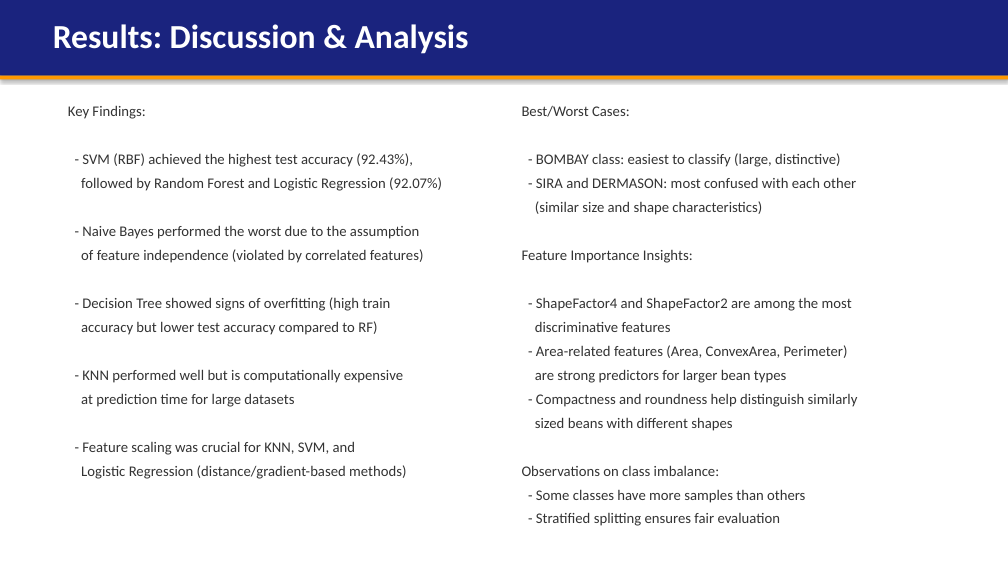
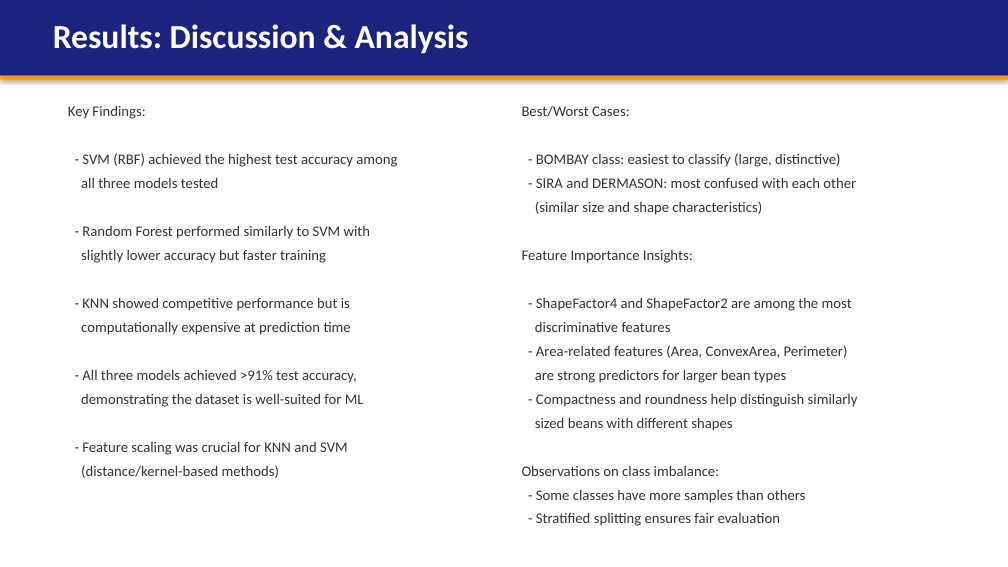
Before and after one commit to fcke109/DryBean, a slide deck: slide 19 of CSCI218_DryBean_Presentation.pptx. Drawn at 1008x567 pixels with LibreOffice and Linux fonts; fonts in the diff are those of the drawing. Boxes give left, top, right and bottom in pixels: in the first picture for what was removed or moved away, otherwise in the second. Text is boxed around its words. In the diff, an @@ line names an element or a change of style, - is before the commit and + after.

```diff
--- a/CSCI218_DryBean_Presentation.pptx
+++ b/CSCI218_DryBean_Presentation.pptx
@@ text at <box>81,153,397,478</box>: text changed @@
-- SVM (RBF) achieved the highest test accuracy (92.43%),
-followed by Random Forest and Logistic Regression (92.07%)
-- Naive Bayes performed the worst due to the assumption
-of feature independence (violated by correlated features)
-- Decision Tree showed signs of overfitting (high train
-accuracy but lower test accuracy compared to RF)
-- KNN performed well but is computationally expensive
-at prediction time for large datasets
-- Feature scaling was crucial for KNN, SVM, and
-Logistic Regression (distance/gradient-based methods)
+- SVM (RBF) achieved the highest test accuracy among
+all three models tested
+- Random Forest performed similarly to SVM with
+slightly lower accuracy but faster training
+- KNN showed competitive performance but is
+computationally expensive at prediction time
+- All three models achieved >91% test accuracy,
+demonstrating the dataset is well-suited for ML
+- Feature scaling was crucial for KNN and SVM
+(distance/kernel-based methods)
```
Also in this commit, not shown: 7 other slides changed, 12 other files.
